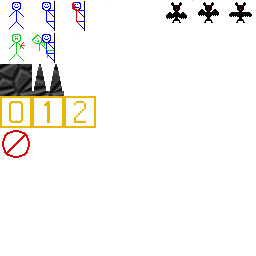
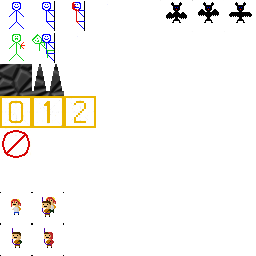
Layers edited between the first and the second 256px x 256px image:
added layer "New Rescuer" above "Rescuer with blood" over [0,224,32,256]
added layer "Rescuer with blood" above "Rescuer with Target" over [32,224,64,256]
added layer "Rescuer with Target" above "New Target" over [32,192,64,224]
added layer "New Target" above "Rectangle 1" over [0,192,32,224]
